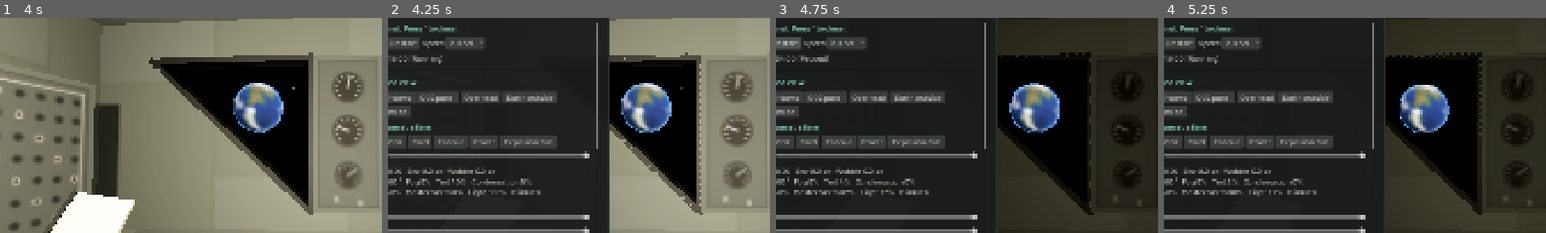
Above: before the commit, frames 1-4 (left to right).
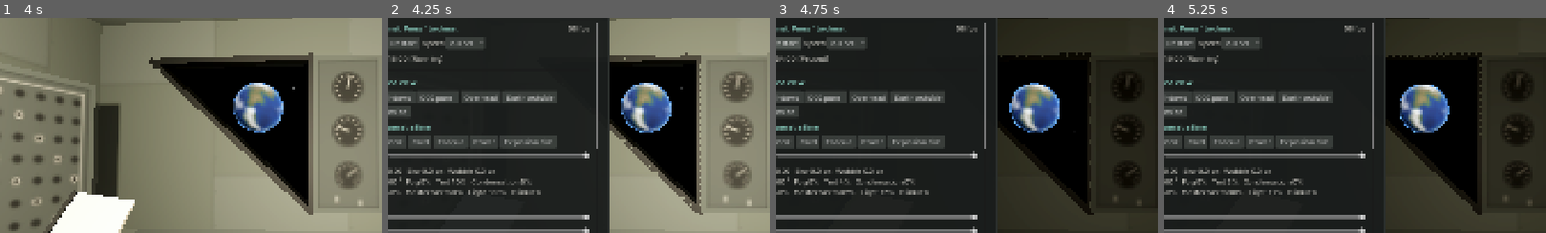
Above: after the commit, the same moments.

Repository: auqid/apollo-13-health-simulator
Game: Godot game, scene res://scenes/main.tscn
Two runs of this game, one before a commit and one after it. Both use one fixed random seed, a clock stepped at 60 frames per second and the inputs below.
Inputs:
- Up to frame 1 (4 s): tap Enter at 0.5 s; hold Space (advance) 0.53-1.28 s; tap 3 (focus_haise) at 1.35 s; tap 1 (focus_lovell) at 2.1 s; tap 2 (focus_swigert) at 2.85 s; hold S (silence_alarm) from 3.53 s (still down)
- Up to frame 2 (4.25 s): keep holding S (silence_alarm); tap ` (toggle_debug) at 4.15 s
- Up to frame 3 (4.75 s): release S (silence_alarm) at 4.25 s; click "Restart" at 4.25 s
- Up to frame 4 (5.25 s): click "Play" at 5 s
The pictures show only the part of the screen within x 8-58%, y 20-70%; the shares and areas given below are measured in that part.

Frame 1 is identical in both runs. In frame 2, 0.1% of the frame differs, in the area x 47-53%, y 3-7%; in frame 3, 0.1%; in frame 4, 0.1%.

Commit message:
Add a Windows Desktop export with the pack embedded, and an FPS readout
Co-authored-by: Cursor <cursoragent@cursor.com>

Diff:
--- a/scenes/ui/debug_panel.gd
+++ b/scenes/ui/debug_panel.gd
@@ -47,6 +47,7 @@
 var _effect_strength: HSlider
 var _effect_summary: Label
 var _sound_summary: Label
+var _fps_label: Label
 
 
 func _ready() -> void:
@@ -99,7 +100,13 @@
 	panel.add_child(scroll)
 	add_child(panel)
 
-	column.add_child(_heading("Debug panel. Press ` to close."))
+	var title_line := HBoxContainer.new()
+	var title := _heading("Debug panel. Press ` to close.")
+	title.size_flags_horizontal = Control.SIZE_EXPAND_FILL
+	title_line.add_child(title)
+	_fps_label = _text("0 fps")
+	title_line.add_child(_fps_label)
+	column.add_child(title_line)
 	_build_clock(column)
 	_build_view(column)
 	_build_effects(column)
@@ -203,6 +210,8 @@
 
 
 func _process(_delta: float) -> void:
+	if _fps_label != null:
+		_fps_label.text = "%d fps" % roundi(Engine.get_frames_per_second())
 	if not visible or _effect_summary == null:
 		return
 	var effects: Effects = _effects()
Not shown, added: audio/audio_mix.gd.uid
Not shown, added: audio/bio_audio.gd.uid
Not shown, added: export_presets.cfg
